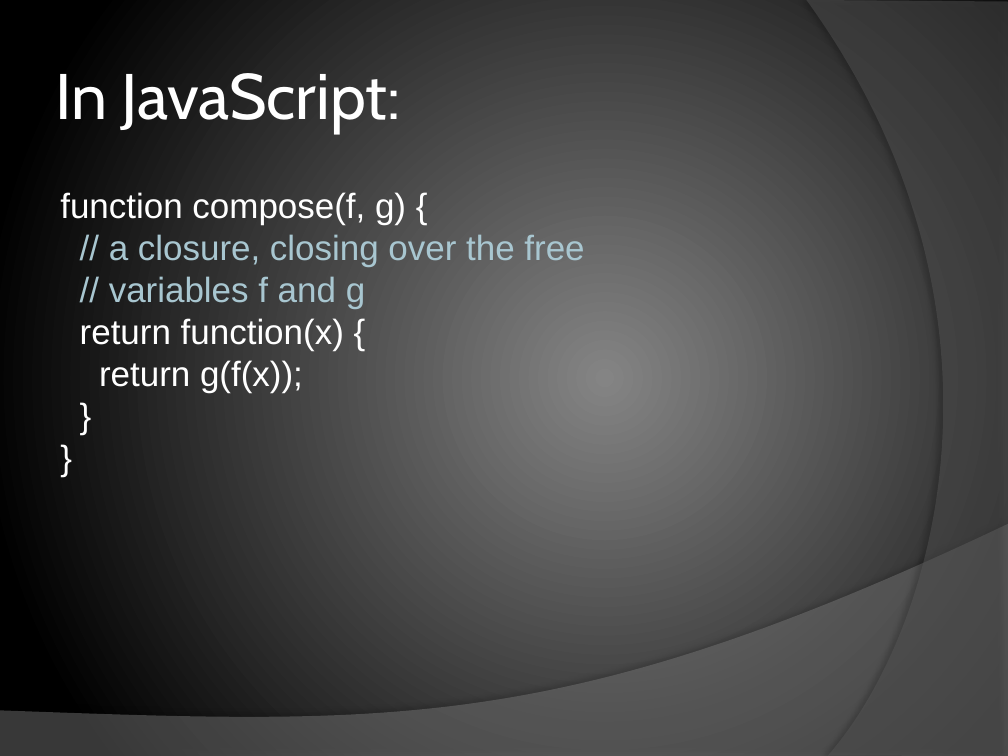
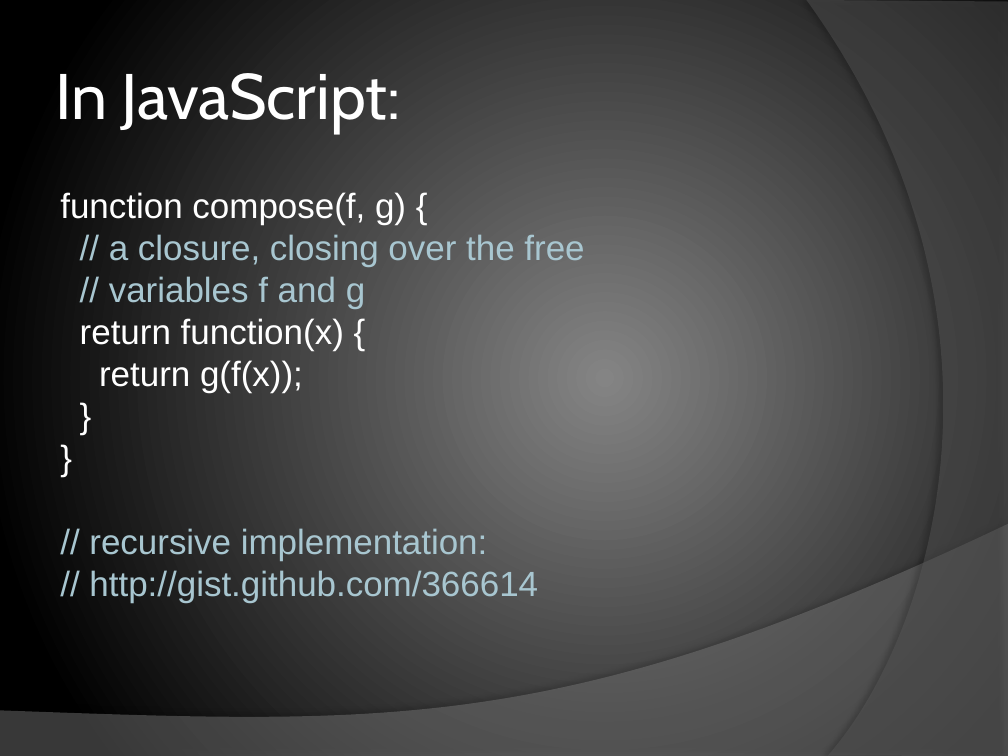
Before and after one commit to chrislewis/JaxFunc_0_ImperativelyFunctional, a slide deck: slide 23 of JaxFunc.pptx (slide 19 before the commit). Drawn at 1008x756 pixels with LibreOffice and Linux fonts; fonts in the diff are those of the drawing. Boxes give left, top, right and bottom in pixels: in the first picture for what was removed or moved away, otherwise in the second. Text is boxed around its words. In the diff, an @@ line names an element or a change of style, - is before the commit and + after.

```diff
--- a/JaxFunc.pptx
+++ b/JaxFunc.pptx
@@ text at box(89, 528, 538, 603): paragraphs added @@
+// recursive implementation:
+// http://gist.github.com/366614
```
Also in this commit, not shown: 7 other slides changed, 4 slides added.
